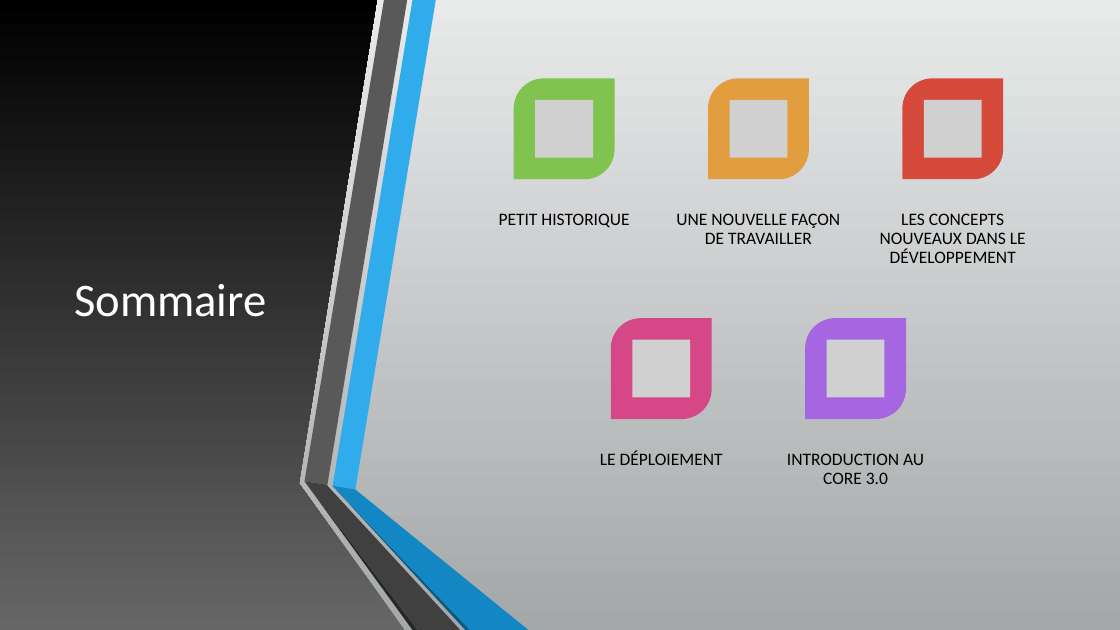
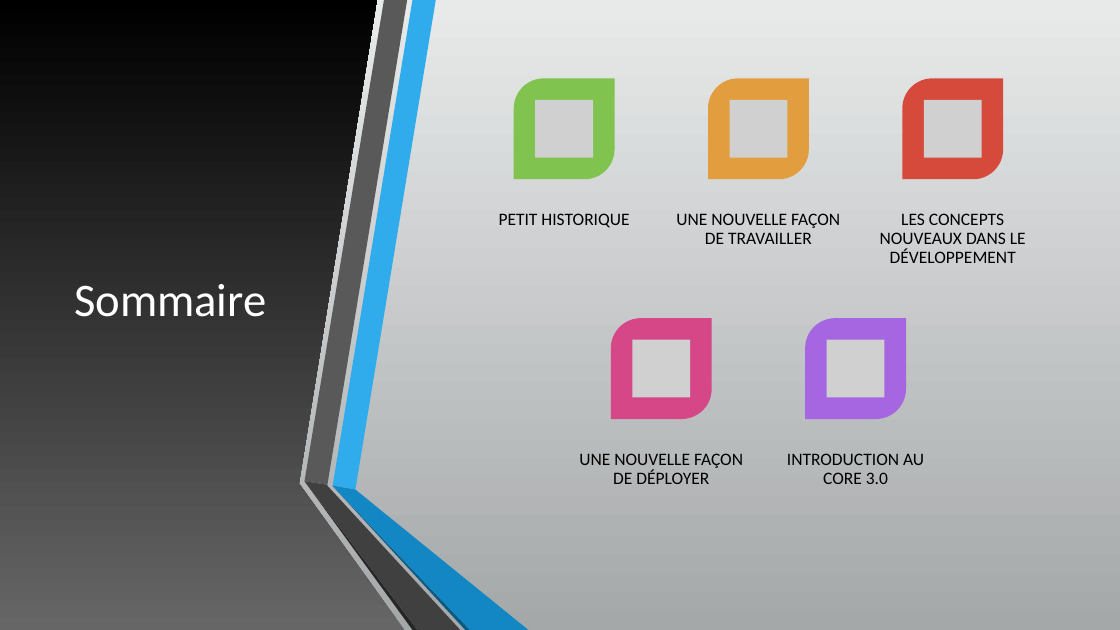
Before and after one commit to 74nu5/Meetup-MUG.net-05-02-2019, a slide deck: slide 2 of Présentation.pptx. Drawn at 1120x630 pixels with LibreOffice and Linux fonts; fonts in the diff are those of the drawing; grey boxes stand for pictures. Boxes give left, top, right and bottom in pixels: in the first picture for what was removed or moved away, otherwise in the second. Text is boxed around its words. In the diff, an @@ line names an element or a change of style, - is before the commit and + after.

Commit message:
Présentation

```diff
--- a/Présentation.pptx
+++ b/Présentation.pptx
@@ text at (579, 453, 743, 484): text changed @@
-LE DÉPLOIEMENT
+UNE NOUVELLE FAÇON DE DÉPLOYER
```
Also in this commit, not shown: 11 slides added.
